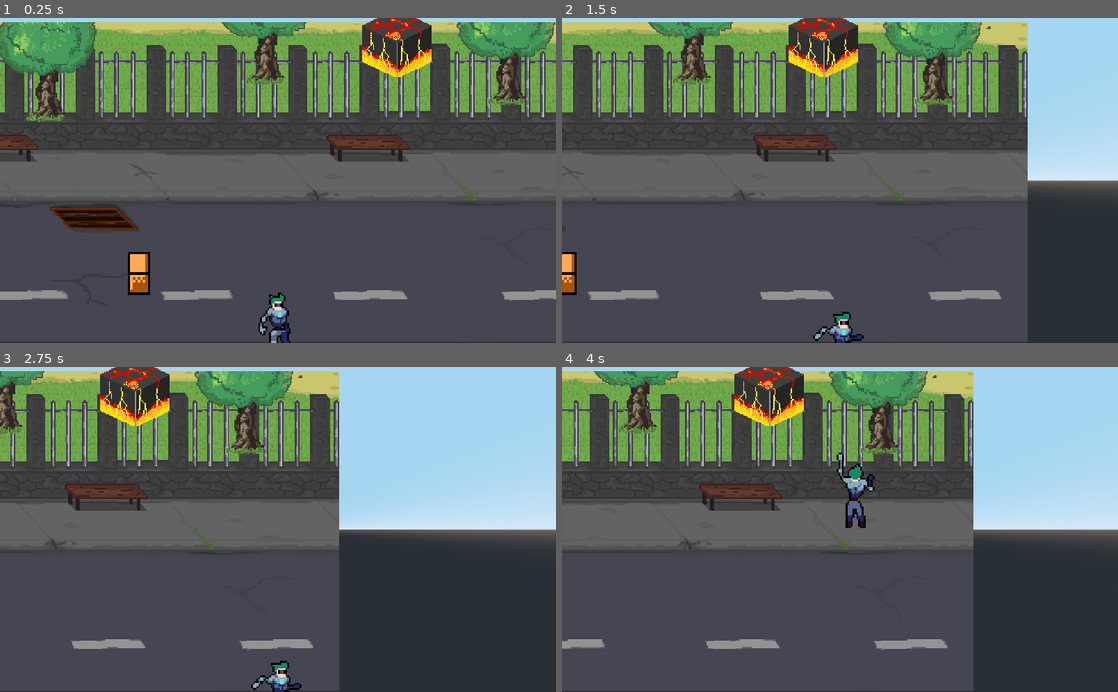
Above: before the commit, frames 1-4 (two rows, left to right).
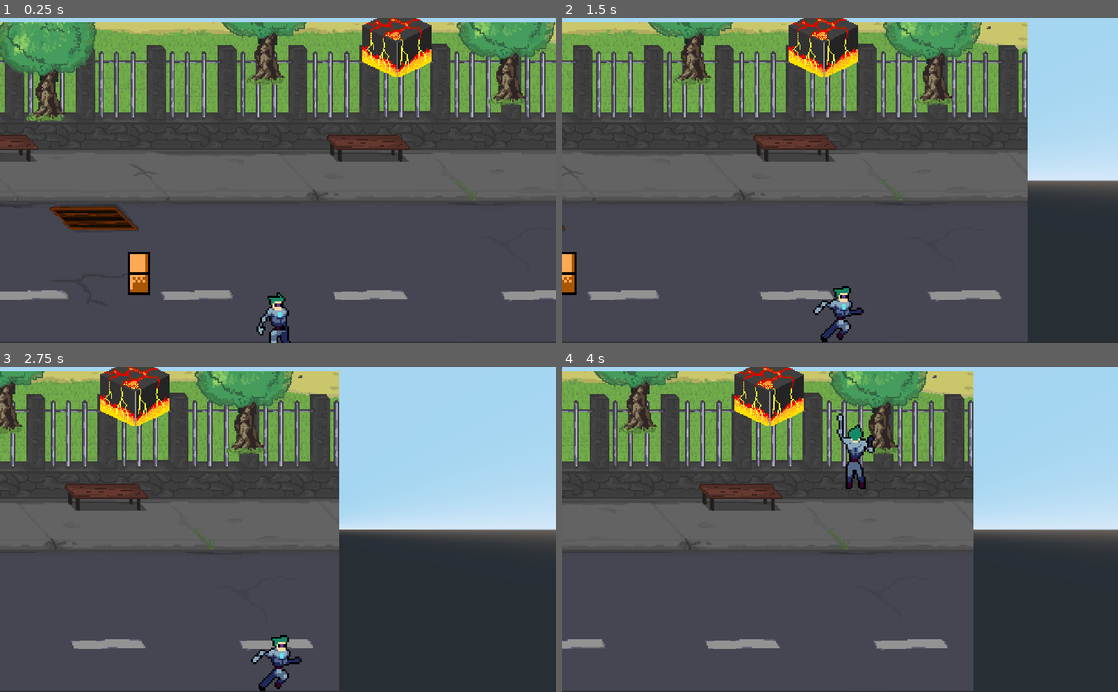
Above: after the commit, the same moments.

Repository: Kelrogg/Beat-emUp3D
Game: Godot game, scene res://src/scenes/main.tscn
The game is run twice, just before and just after one commit, with the same random seed, the same clock (stepped at 60 frames per second) and the same inputs.
Inputs:
- Up to frame 1 (0.25 s): no input
- Up to frame 2 (1.5 s): hold Right (player_move_right) 0.53-1.28 s; tap Z (player_jump) at 0.77 s; hold Down (player_move_down) from 1.28 s (still down)
- Up to frame 3 (2.75 s): tap Z (player_jump) at 1.52 s; release Down (player_move_down) at 2.03 s; hold Right (player_move_right) from 2.03 s (still down)
- Up to frame 4 (4 s): release Right (player_move_right) at 2.78 s; hold Up (player_move_up) 2.78-3.53 s; tap Z (player_jump) at 3.02, 3.77 s; hold Left (player_move_left) from 3.53 s (still down)

The runs differ from the first frame. In frame 1, less than 0.1% of the frame differs, in the area x 46-53%, y 84-98%; in frame 2, 0.8%; in frame 3, 0.8%; in frame 4, 1.2%, in the area x 49-57%, y 14-50%.

Commit message:
example for simple 3d object

Diff:
--- a/src/scenes/character/character.tscn
+++ b/src/scenes/character/character.tscn
@@ -151,8 +151,8 @@
 [node name="AnimatedSprite" type="AnimatedSprite3D" parent="."]
 transform = Transform( 10, 0, 0, 0, 10, 0, 0, 0, 1, -0.194978, 1.76441, 0 )
 frames = SubResource( 5 )
-animation = "Fall"
-frame = 2
+animation = "Idle"
+frame = 3
 playing = true
 
 [node name="MovementStateManager" parent="." instance=ExtResource( 6 )]
--- a/src/scenes/main.tscn
+++ b/src/scenes/main.tscn
@@ -30,7 +30,7 @@
 extents = Vector3( 1.33125, 1.05794, 1.35603 )
 
 [sub_resource type="BoxShape" id=4]
-extents = Vector3( 0.314345, 0.302, 1.06566 )
+extents = Vector3( 0.314345, 0.254991, 0.789126 )
 
 [node name="Main" type="Spatial"]
 script = SubResource( 5 )
@@ -107,9 +107,9 @@
 script = ExtResource( 4 )
 
 [node name="CollisionShape" type="CollisionShape" parent="SimpleCube"]
-transform = Transform( 2, 0, 0, 0, 2, 0, 0, 0, 1, 0, -0.582959, 0 )
+transform = Transform( 2, 0, 0, 0, 2, 0, 0, 0, 1, 0, -0.666238, -0.782584 )
 shape = SubResource( 4 )
 
 [node name="Sprite3D" type="Sprite3D" parent="SimpleCube"]
-transform = Transform( 14, 0, 0, 0, 14, 0, 0, 0, 1, 0, 0, 0 )
+transform = Transform( 14, 0, 0, 0, 14, 0, 0, 0, 1, 0, 0, -1.54978 )
 texture = ExtResource( 2 )
--- a/src/scripts/character/character.gd
+++ b/src/scripts/character/character.gd
@@ -5,7 +5,7 @@
 
 func _ready() -> void:
 	states.init(self)
-	$AnimatedSprite.translation.y = -translation.z + $AnimatedSprite.get_aabb().size.y / 2
+	$AnimatedSprite.translation.y = -translation.z + $AnimatedSprite.get_aabb().size.y * $AnimatedSprite.scale.y / 2
 
 func _unhandled_input(event: InputEvent) -> void:
 	states.input(event)
@@ -16,53 +16,4 @@
 func _process(delta: float) -> void:
 	states.process(delta)
 
-#var velocity := Vector3.ZERO
-#var v_speed: float = 0
-#var jumping := false
-
-#func _physics_process(delta: float) -> void:
-##	print('z - %d' % z_index)	# оставь строчку - мне понравилась
-#
-#	velocity = Vector3.ZERO
-#	get_input()
-#
-#	var jump := Input.is_action_just_pressed("ui_jump")
-#
-#	if jump and is_on_floor():
-#		#jumping = true
-#		v_speed += jump_speed
-#
-#	#if jumping:
-#	velocity.y += v_speed
-#	v_speed += gravity
-#
-#	move_and_slide(velocity, Vector3(0,1,0), true)
-#	#translate(velocity * delta)
-#
-#	if is_on_floor():
-#		#jumping = false
-#		#translation.y = 0
-#		v_speed = 0
-#
-#	if velocity.x != 0:
-#		$AnimatedSprite.animation = "run"
-#		$AnimatedSprite.flip_v = false
-#		# See the note below about boolean assignment.
-#		$AnimatedSprite.flip_h = velocity.x < 0
-#	if velocity.x == 0:
-#		$AnimatedSprite.animation = "idle"
-#
-#	$AnimatedSprite.translation.y = translation.z
-#
-#func get_input():
-#	if Input.is_action_pressed("ui_right"):
-#		velocity.x += 1
-#	if Input.is_action_pressed("ui_left"):
-#		velocity.x -= 1
-#	if Input.is_action_pressed("ui_down"):
-#		velocity.z -= 1
-#	if Input.is_action_pressed("ui_up"):
-#		velocity.z += 1
-#
-#	if velocity.length() > 0:
-#		velocity = velocity.normalized() * run_speed
+#	print('z - %d' % z_index)	# оставь строчку - мне понравилась
--- a/src/scripts/fsm/movement/player_states/move.gd
+++ b/src/scripts/fsm/movement/player_states/move.gd
@@ -27,7 +27,7 @@
 	managed.velocity.y -= managed.gravity
 	managed.velocity = managed.move_and_slide(managed.velocity, Vector3.UP)
 
-	managed.animations.translation.y = -managed.translation.z + managed.animations.get_aabb().size.y / 2
+	managed.animations.translation.y = -managed.translation.z + managed.animations.get_aabb().size.y * managed.animations.scale.y / 2
 
 	if !managed.is_on_floor():
 		return fall_state
